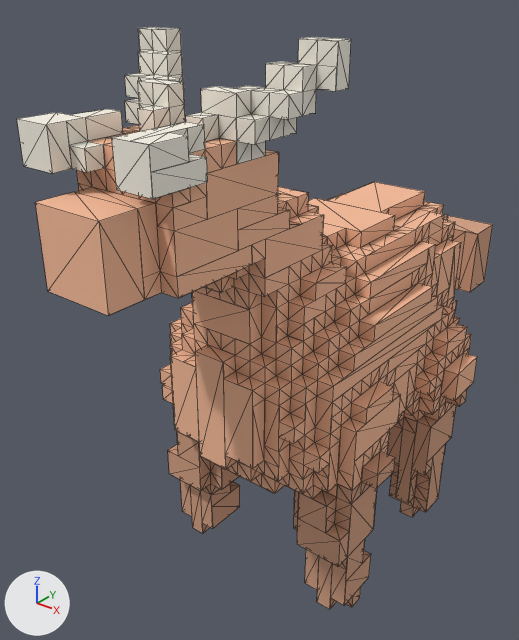
The glTF model artifacts/draconic-42-champion.glb as it was, and as the next commit left it.
Rendered twice from a 50 mm camera at (2.308, -2.871, 1.692) aimed at (1.115, -1.38, 0.767). Arrows for +X, +Y and +Z are at lower left; the lights stay in place. The picture after the commit comes second. Mesh edges are drawn as thin lines. Where no turn or scale is listed for an object, it has been applied to the vertices. Vertices at exactly the same position are counted once.

Names of what the first picture shows: 'body', 'crownHornLeft', 'crownHornRight', 'head', 'hornLeft', 'hornNubLeft', 'hornNubRight', 'hornRight', 'legBR', 'legFL', 'legFR', 'neck' and 1 more.
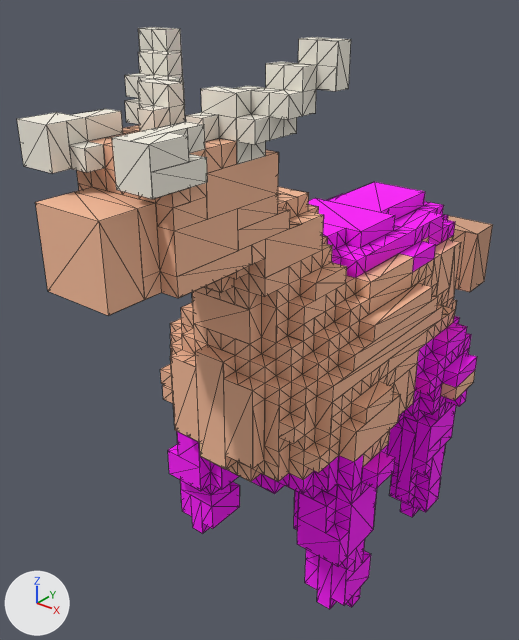
What differs and where, as boxes (x1, y1, x2, y2) in the pictures (519 x 640 px; the box of a moved part takes in the faces that stretch with it):
part 1 of me_body, moved or reshaped: before (372, 244, 436, 282); after (365, 241, 436, 282)
part 2 of me_body, added: after (441, 358, 477, 401)
part 3 of me_body, added: after (329, 426, 356, 482)
part 4 of me_body, recoloured: (189, 182, 477, 499) in both
part 5 of me_legfl, reshaped: (180, 480, 213, 534) in both
part 6 of me_legfl, recoloured (brown to pink): (168, 431, 240, 533) in both
part 7 of me_legfr, reshaped: (305, 549, 319, 590) in both
part 8 of me_legfr, reshaped: (346, 539, 365, 581) in both
part 9 of me_legfr, recoloured (brown to pink): (294, 452, 395, 609) in both
part 10 of me_legbr, reshaped: (396, 405, 456, 512) in both
part 11 of me_legbr, recoloured: (388, 389, 467, 517) in both

The change, as a diff of the scene's bpy script:
```diff
--- a/artifacts/draconic-42-champion.glb.py
+++ b/artifacts/draconic-42-champion.glb.py
@@ me_body @@
-me_body.from_pydata(...)  # 1074 vertices, 1746 faces; spans x -0.36..0.36, y -0.54..0.495, z -0.117..0.558
+me_body.from_pydata(...)  # 1079 vertices, 1768 faces; spans x -0.36..0.36, y -0.54..0.495, z -0.117..0.558
+# me_body part 1: 1 vertex removed from x 0.225, y 0.135, z 0.468; 2 vertices added at x 0.18..0.225, y 0.045, z 0.468
+# me_body part 2: 2 vertices added at x 0.36, y 0.135..0.27, z 0.063
+# me_body part 3: 1 vertex added at x 0.27, y -0.36, z 0.063
+# me_body part 4: 800 kept faces spanning x -0.315..0.36, y -0.495..0.45, z -0.117..0.558 get new vertex colours; the middle colour goes from beige #edb493 to pink #f400f4
+# other edits to the shape of me_body do not show in these pictures
 me_body.materials.append(mat_body)
@@ me_legfl @@
-me_legfl.from_pydata(...)  # 125 vertices, 180 faces; spans x -0.138..0.087, y -0.132..0.093, z -0.477..0.018
+me_legfl.from_pydata(...)  # 133 vertices, 190 faces; spans x -0.138..0.087, y -0.132..0.093, z -0.477..0.018
+# me_legfl part 5
+# 10 faces are deleted
+# 8 vertices are added at x -0.093..0.042, y -0.087..0.048, z -0.387..-0.342
+# 20 new faces join them
+# me_legfl part 6: 170 kept faces spanning x -0.138..0.087, y -0.132..0.093, z -0.477..0.018 get new vertex colours; the middle colour goes from brown #ca997d to pink #f400f4
 me_legfl.materials.append(mat_legfl)
@@ me_legfr @@
 # verts and faces of me_legfr; kept vertices keep their numbers, new ones are numbered from 125
-me_legfr.from_pydata(...)  # 125 vertices, 180 faces; spans x -0.087..0.138, y -0.132..0.093, z -0.477..0.018
+me_legfr.from_pydata(...)  # 129 vertices, 186 faces; spans x -0.087..0.138, y -0.132..0.093, z -0.477..0.018
+# me_legfr part 7
+delete_faces([(10, 43, 119), (10, 119, 20)])
+verts[128] = (0.003, -0.087, -0.342)  # pixel (318, 566)
+faces += [(10, 43, 128), (10, 128, 11), (11, 128, 119), (11, 119, 20)]
+# me_legfr part 8
+delete_faces([(74, 81, 82), (70, 81, 74)])
+for new, old in zip([125, 126, 127], [70, 74, 120]): verts[new] = verts[old] + (0.0, 0.045, 0.0)
+faces += [(81, 82, 126), (81, 126, 125), (120, 125, 127), (70, 125, 120), (74, 127, 126), (74, 120, 127)]
+# me_legfr part 9: 176 kept faces spanning x -0.087..0.138, y -0.132..0.093, z -0.477..0.018 get new vertex colours; the middle colour goes from brown #ca997d to pink #f400f4
 me_legfr.materials.append(mat_legfr)
@@ me_legbr @@
-me_legbr.from_pydata(...)  # 121 vertices, 172 faces; spans x -0.087..0.138, y -0.116..0.064, z -0.477..0.018
+me_legbr.from_pydata(...)  # 128 vertices, 190 faces; spans x -0.087..0.138, y -0.116..0.064, z -0.477..0.018
+# me_legbr part 10
+# 16 faces are deleted
+# 2 vertices are added at (0.093, -0.026, -0.162), (0.093, -0.026, -0.207)
+# 5 new vertices lie (0.0, 0.0, 0.045) away from vertices in x 0.003..0.093, y -0.116..0.064, z -0.387..-0.207
+# 34 new faces join them
+# me_legbr part 11: 156 kept faces spanning x -0.087..0.138, y -0.116..0.064, z -0.477..0.018 get new vertex colours; the middle colour goes from brown #ca997d to pink #f400f4
 me_legbr.materials.append(mat_legbr)
```
